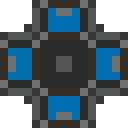
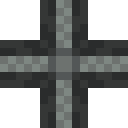
Layered file, before and after one edit (128x128). Changes by layer:
showed group "item.duct #2" (6 layers) over [left=0, top=0, right=128, bottom=128]
painted on "item.duct.base #1" over [left=0, top=0, right=128, bottom=128]
hid group "bases.2" (2 layers) over [left=0, top=0, right=128, bottom=128]
